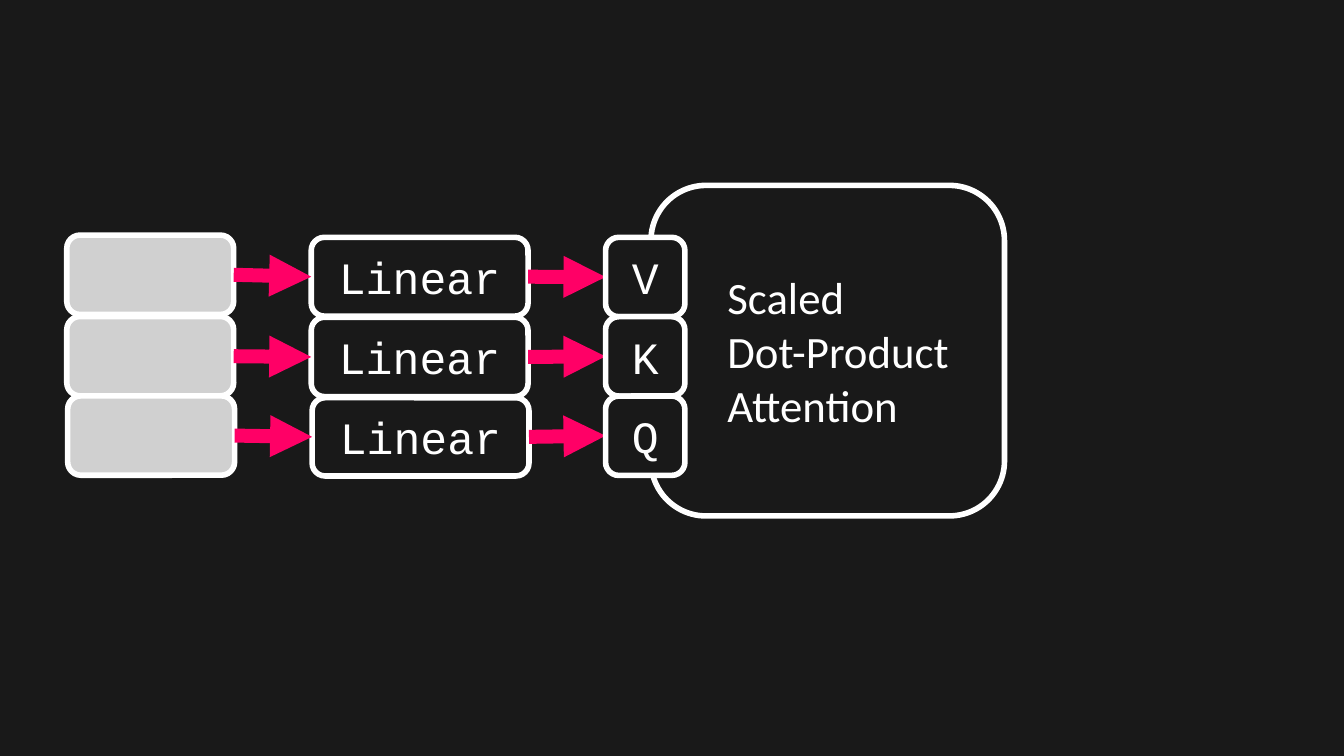
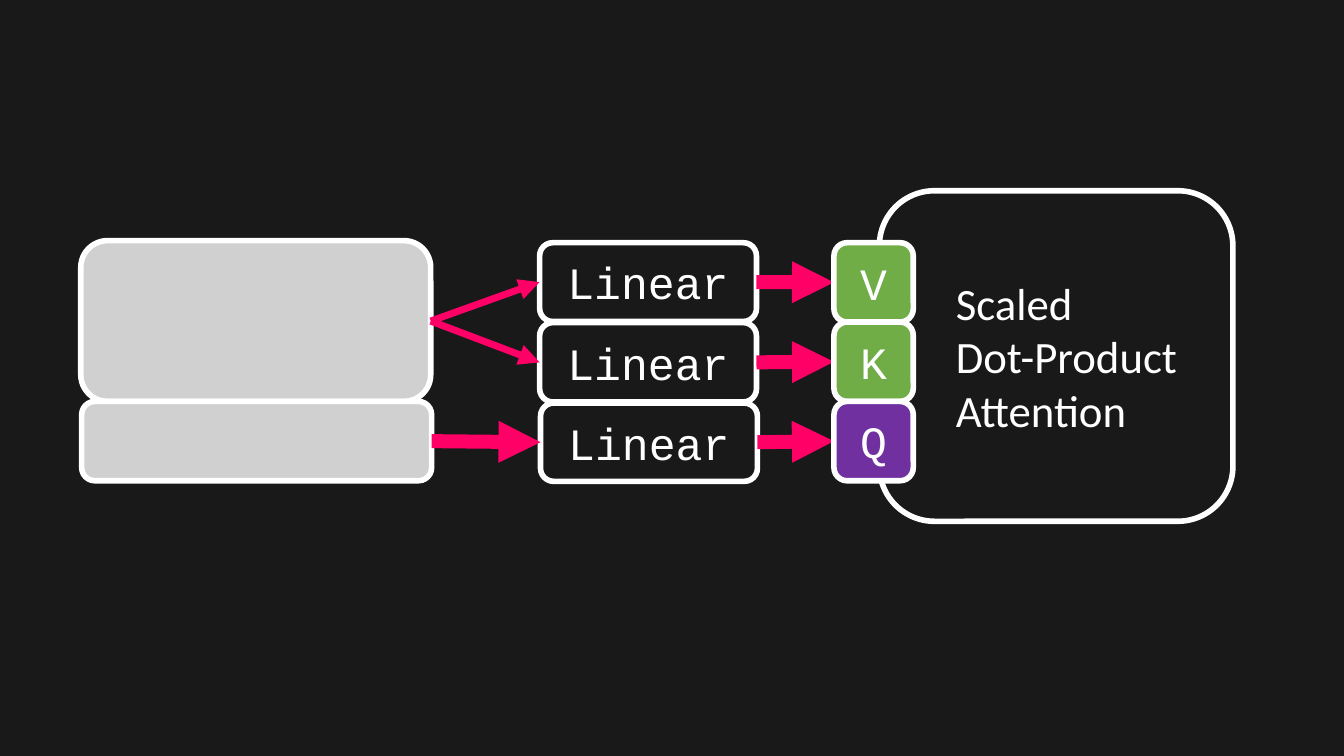
Before and after one commit to toonnyy8/PPT, a slide deck: slide 10 of Attention-is-all-you-need/image.pptx. Drawn at 1344x756 pixels with LibreOffice and Linux fonts; fonts in the diff are those of the drawing; grey boxes stand for pictures. Boxes give left, top, right and bottom in pixels: in the first picture for what was removed or moved away, otherwise in the second. Text is boxed around its words. In the diff, an @@ line names an element or a change of style, - is before the commit and + after.

```diff
--- a/Attention-is-all-you-need/image.pptx
+++ b/Attention-is-all-you-need/image.pptx
@@ rounded rectangle "Scaled" at [879,191,1233,521]: fill #191919 to none @@
@@ picture removed at [67,235,234,315] @@
@@ picture added at [81,241,431,402] @@
@@ 3 rounded rectangles: place and size @@
-3 rounded rectangles at [312,237,529,477]
+3 rounded rectangles at [539,243,757,482]
@@ rounded rectangle "V" at [834,243,913,323]: fill #191919 to #70AD47 @@
@@ arrow moved from (234, 275) - (312, 277) to (431, 322) - (539, 282) @@
@@ arrow (431, 322) - (539, 282): stroke #FF0066 10 pt to #FF0066 5 pt @@
@@ picture removed at [67,317,234,396] @@
@@ arrow moved from (234, 356) - (312, 357) to (431, 322) - (539, 362) @@
@@ arrow (431, 322) - (539, 362): stroke #FF0066 10 pt to #FF0066 5 pt @@
@@ rounded rectangle "K" at [834,323,913,402]: fill #191919 to #70AD47 @@
@@ 4 rounded rectangles, 3 arrows: place and size @@
-4 rounded rectangles, 3 arrows at [528,186,1005,516]
+4 rounded rectangles, 3 arrows at [757,191,1233,521]
@@ picture: place and size @@
-picture at [68,396,235,476]
+picture at [82,401,432,481]
@@ rounded rectangle "Q" at [834,401,913,481]: fill #191919 to #7030A0 @@
@@ arrow moved from (235, 436) - (313, 437) to (432, 442) - (540, 443) @@
```
Also in this commit, not shown: 4 other slides changed, 7 other files.
